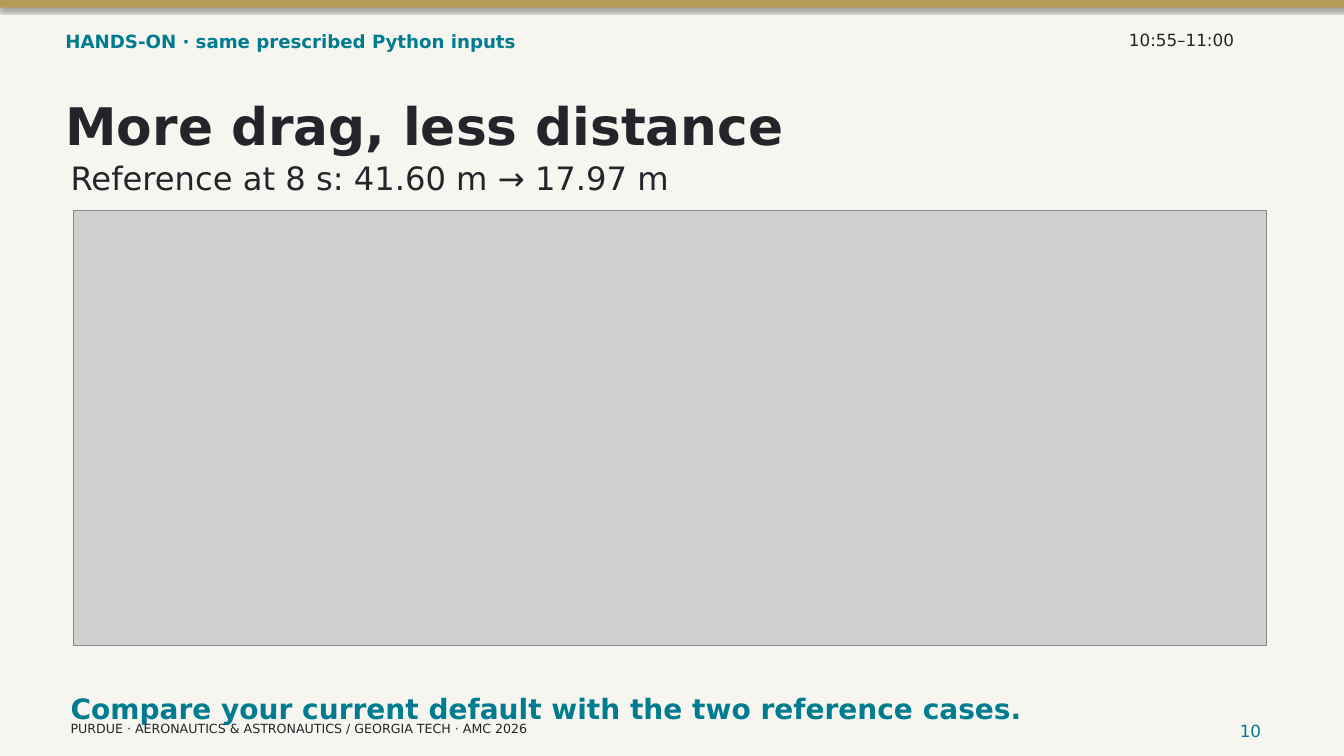
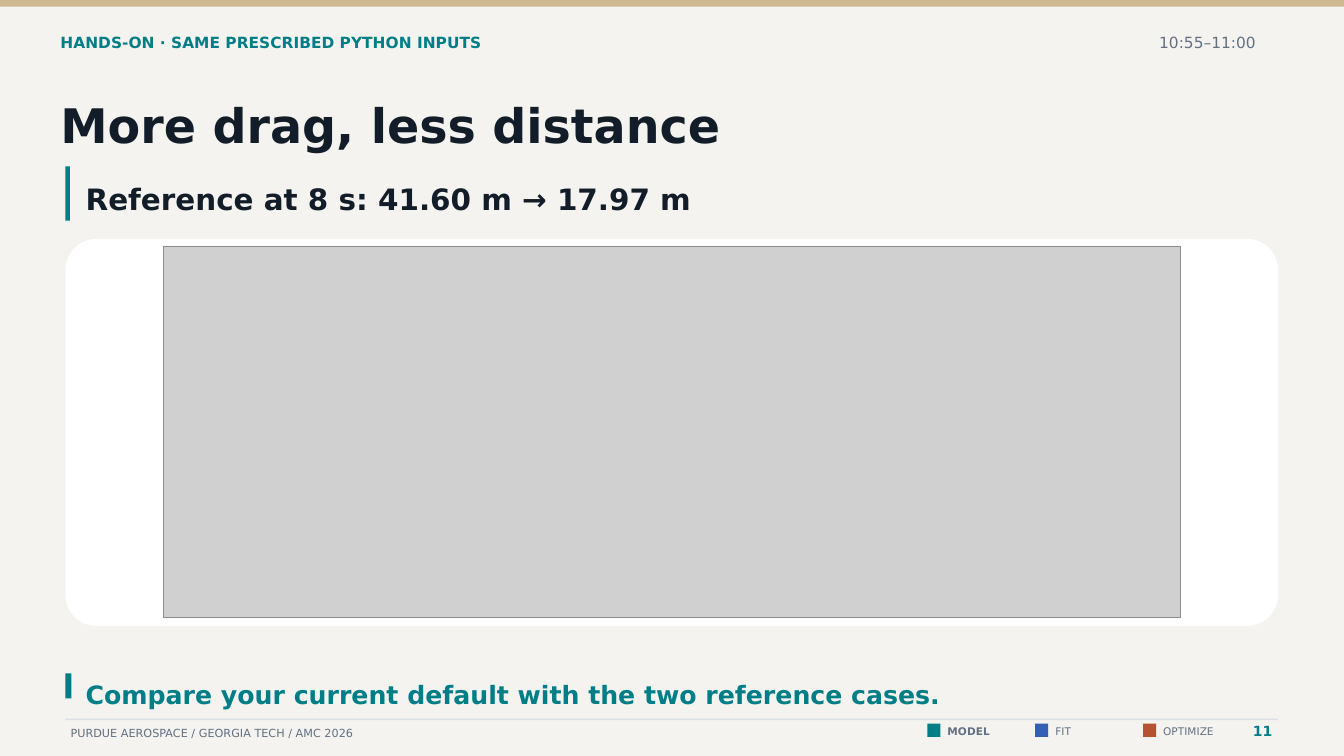
Before and after one commit to CogniPilot/rumoca-workshop, a slide deck: slide 11 of slides/workshop.pptx (slide 10 before the commit). Drawn at 1344x756 pixels with LibreOffice and Linux fonts; fonts in the diff are those of the drawing; grey boxes stand for pictures. Boxes give left, top, right and bottom in pixels: in the first picture for what was removed or moved away, otherwise in the second. Text is boxed around its words. In the diff, an @@ line names an element or a change of style, - is before the commit and + after.

Commit message:
Connect the workshop to interactive models, extensible backends and tested cloud tools

```diff
--- a/slides/workshop.pptx
+++ b/slides/workshop.pptx
@@ background #F7F5F0 to #F4F3EF @@
@@ rectangle at (0,0,1344,7): fill #B59A55 to #CFB991; shadow off @@
@@ text "10:55–11:00": place and size @@
-text "10:55–11:00" at (1129,33,1234,47)
+text "10:55–11:00" at (1159,36,1256,48)
@@ text "10:55–11:00" at (1159,36,1256,48): size 12 to 11 pt, text colour #23252A to #627081 @@
@@ text at (60,36,481,49): text changed; size 13 to 11 pt; text colour #007C91 to #007E87 @@
-HANDS-ON · same prescribed Python inputs
+HANDS-ON · SAME PRESCRIBED PYTHON INPUTS
@@ text "More drag, less distance" at (60,107,720,154): size 37 to 34 pt, text colour #23252A to #131D2A @@
@@ rectangle added at (66,166,70,221), fill #007E87 @@
@@ text "Reference at 8 s: 41.60 ...": place and size @@
-text "Reference at 8 s: 41.60 ..." at (71,165,668,191)
+text "Reference at 8 s: 41.60 ..." at (86,187,691,211)
@@ text "Reference at 8 s: 41.60 ..." at (86,187,691,211): size 23 to 21 pt, text colour #23252A to #131D2A, bold on @@
@@ rounded rectangle added at (66,239,1278,626), fill #FFFFFF @@
@@ picture: place and size @@
-picture at (74,211,1266,645)
+picture at (163,247,1181,618)
@@ rectangle added at (66,674,72,699), fill #007E87 @@
@@ text "Compare your current default with ...": place and size @@
-text "Compare your current default with ..." at (71,697,1022,725)
+text "Compare your current default with ..." at (86,685,940,710)
@@ text "Compare your current default with ..." at (86,685,940,710): size 20 to 18 pt, text colour #007C91 to #007E87 @@
@@ rectangle added at (66,719,1278,720), fill #D9DFE3 @@
@@ text at (71,728,353,737): text changed; size 9 to 8 pt; text colour #23252A to #627081 @@
-PURDUE · AERONAUTICS & ASTRONAUTICS / GEORGIA TECH · AMC 2026
+PURDUE AEROSPACE / GEORGIA TECH / AMC 2026
@@ rectangle added at (928,724,941,737), fill #007E87 @@
@@ text added at (947,727,989,735), 7.5 pt, text #627081, bold @@
+MODEL
@@ rectangle added at (1035,724,1049,737), fill #345FB5 @@
@@ text added at (1055,727,1071,735), 7.5 pt, text #627081 @@
+FIT
@@ rectangle added at (1143,724,1156,737), fill #B65131 @@
@@ text added at (1163,727,1213,735), 7.5 pt, text #627081 @@
+OPTIMIZE
@@ text removed at (1240,724,1261,738) @@
-10
@@ text added at (1253,725,1272,736), 10 pt, text #007E87, bold @@
+11
```
Also in this commit, not shown: 20 other slides changed, 7 slides added, 5 slides removed, 53 other files.
